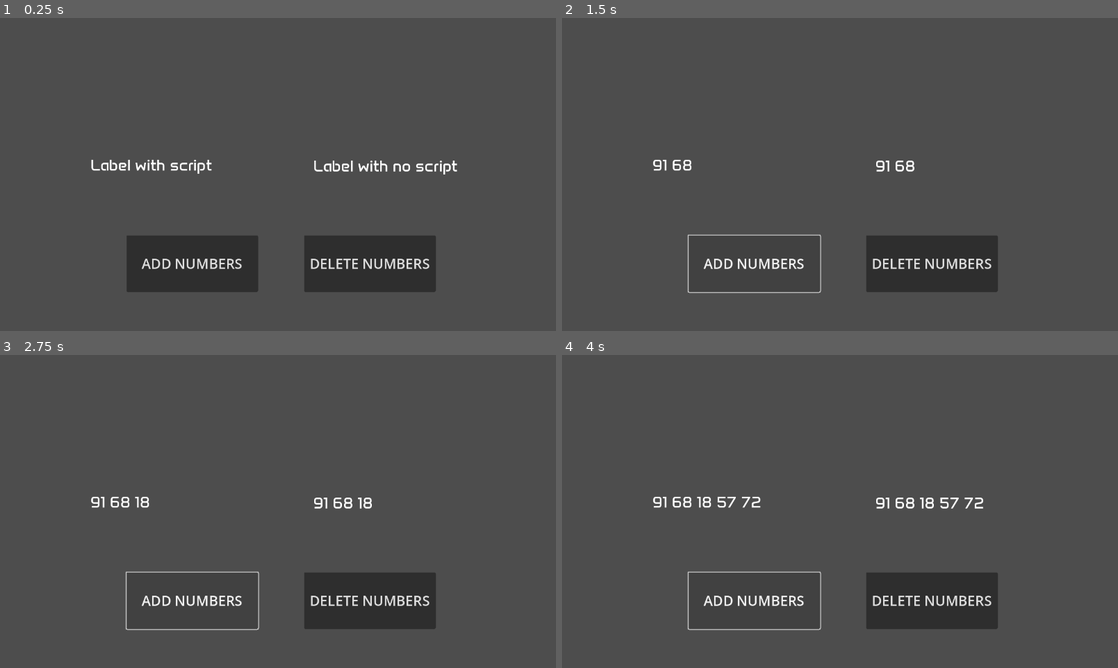
Above: before the commit, frames 1-4 (two rows, left to right).
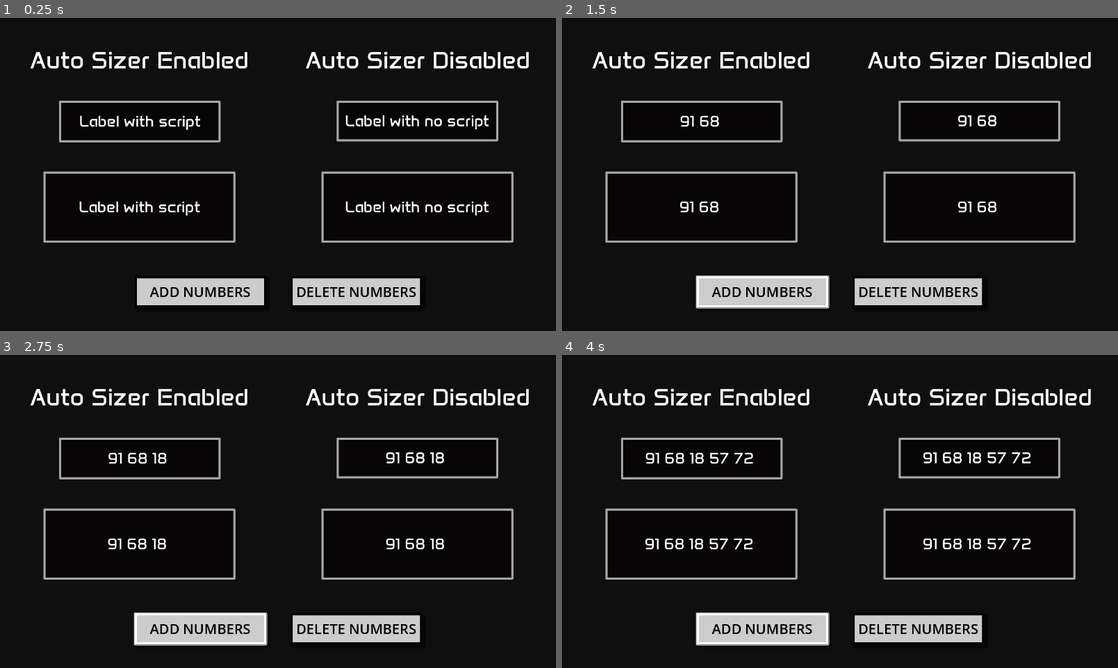
Above: after the commit, the same moments.

Repository: LuisEscorza/GodotLabelFontAutoSizer
Game: Godot game, scene res://demo/play_scene_demo.tscn
Two runs of this game, one before a commit and one after it. Both use one fixed random seed, a clock stepped at 60 frames per second and the inputs below. Before the commit the project starts from res://test/test_scene_1.tscn.
Inputs:
- Up to frame 1 (0.25 s): no input
- Up to frame 2 (1.5 s): click "ADD NUMBERS" at 0.5 s; click "ADD NUMBERS" at 1.25 s
- Up to frame 3 (2.75 s): click "ADD NUMBERS" at 2 s
- Up to frame 4 (4 s): tap Enter at 2.75 s; tap Space at 3.5 s

The runs differ from the first frame. In frame 1, 99% of the frame differs, in the area x 0-100%, y 0-100%; in frame 2, 99%; in frame 3, 99%; in frame 4, 99%.

Commit message:
Added demo scenes

Diff:
--- /dev/null
+++ b/demo/demo_label_theme.tres
@@ -0,0 +1,25 @@
+[gd_resource type="Theme" load_steps=3 format=3 uid="uid://cifdhwluyikjx"]
+
+[ext_resource type="FontFile" uid="uid://cxqub0sfewm4v" path="res://demo/Anta-Regular.ttf" id="1_6bocj"]
+
+[sub_resource type="StyleBoxFlat" id="StyleBoxFlat_mkad4"]
+bg_color = Color(0.027451, 0.0196078, 0.0196078, 1)
+border_width_left = 5
+border_width_top = 5
+border_width_right = 5
+border_width_bottom = 5
+border_color = Color(0.647059, 0.647059, 0.647059, 1)
+corner_radius_top_left = 3
+corner_radius_top_right = 3
+corner_radius_bottom_right = 3
+corner_radius_bottom_left = 3
+shadow_color = Color(0.188235, 0.188235, 0.188235, 0.6)
+shadow_size = 9
+anti_aliasing = false
+
+[resource]
+Label/font_sizes/font_size = 36
+Label/fonts/font = ExtResource("1_6bocj")
+Label/styles/normal = SubResource("StyleBoxFlat_mkad4")
+RichTextLabel/font_sizes/normal_font_size = 36
+RichTextLabel/fonts/normal_font = ExtResource("1_6bocj")
--- /dev/null
+++ b/demo/in_editor_demo.tscn
@@ -0,0 +1,101 @@
+[gd_scene load_steps=4 format=3 uid="uid://dm1ajn5egucid"]
+
+[ext_resource type="Theme" uid="uid://cifdhwluyikjx" path="res://demo/demo_label_theme.tres" id="1_5kqak"]
+[ext_resource type="Script" path="res://addons/label_font_auto_sizer/label_auto_sizer.gd" id="2_gbljs"]
+[ext_resource type="Script" path="res://addons/label_font_auto_sizer/rich_label_auto_sizer.gd" id="3_h5141"]
+
+[node name="TestScene1" type="Control"]
+layout_mode = 3
+anchors_preset = 15
+anchor_right = 1.0
+anchor_bottom = 1.0
+grow_horizontal = 2
+grow_vertical = 2
+metadata/_edit_lock_ = true
+
+[node name="BKG" type="ColorRect" parent="."]
+layout_mode = 1
+anchors_preset = 15
+anchor_right = 1.0
+anchor_bottom = 1.0
+grow_horizontal = 2
+grow_vertical = 2
+color = Color(0.0605303, 0.0605304, 0.0605303, 1)
+metadata/_edit_lock_ = true
+
+[node name="LabelWithScript" type="Label" parent="."]
+layout_mode = 1
+anchors_preset = 8
+anchor_left = 0.5
+anchor_top = 0.5
+anchor_right = 0.5
+anchor_bottom = 0.5
+offset_left = -547.0
+offset_top = 80.0
+offset_right = -58.0
+offset_bottom = 284.0
+grow_horizontal = 2
+grow_vertical = 2
+theme = ExtResource("1_5kqak")
+theme_override_font_sizes/font_size = 40
+text = "Label with autosize. Try resizing this!"
+horizontal_alignment = 1
+vertical_alignment = 1
+autowrap_mode = 3
+clip_text = true
+script = ExtResource("2_gbljs")
+_max_steps = 10
+_size_just_modified_by_autosizer = false
+_set_defaults = true
+_base_font_size = 40
+_current_font_size = 40
+_last_size_state = 1
+
+[node name="LabelNoScript" type="Label" parent="."]
+layout_mode = 1
+anchors_preset = 8
+anchor_left = 0.5
+anchor_top = 0.5
+anchor_right = 0.5
+anchor_bottom = 0.5
+offset_left = 51.0
+offset_top = 80.0
+offset_right = 540.0
+offset_bottom = 284.0
+grow_horizontal = 2
+grow_vertical = 2
+theme = ExtResource("1_5kqak")
+theme_override_font_sizes/font_size = 40
+text = "Label with no script. You can try and resize this as well :)"
+horizontal_alignment = 1
+vertical_alignment = 1
+autowrap_mode = 3
+clip_text = true
+
+[node name="RichTextLabel" type="RichTextLabel" parent="."]
+clip_contents = false
+layout_mode = 1
+anchors_preset = 8
+anchor_left = 0.5
+anchor_top = 0.5
+anchor_right = 0.5
+anchor_bottom = 0.5
+offset_left = -540.0
+offset_top = -267.0
+offset_right = 540.0
+offset_bottom = 8.0
+grow_horizontal = 2
+grow_vertical = 2
+pivot_offset = Vector2(540, 165)
+theme = ExtResource("1_5kqak")
+theme_override_font_sizes/normal_font_size = 34
+text = "Rich Label's get_visible_line_count() results are a bit wonky (nothing I can do): resizing vertically can lock the font size, but can be fixed adjusting the rect horizontally a bit. Also, because of the way the lines are counted for rich labels, you might want to keep in mind that there will be an extra line outside of the rect just in case! Unless you really need BBCode, I'd stick to normal labels."
+scroll_active = false
+shortcut_keys_enabled = false
+script = ExtResource("3_h5141")
+_max_steps = 15
+_size_just_modified_by_autosizer = false
+_set_defaults = true
+_base_font_size = 34
+_current_font_size = 34
+_last_size_state = 1
--- /dev/null
+++ b/demo/play_scene_demo.tscn
@@ -0,0 +1,246 @@
+[gd_scene load_steps=8 format=3 uid="uid://cqk1bel28xqov"]
+
+[ext_resource type="FontFile" uid="uid://cxqub0sfewm4v" path="res://demo/Anta-Regular.ttf" id="1_wd48m"]
+[ext_resource type="Theme" uid="uid://cifdhwluyikjx" path="res://demo/demo_label_theme.tres" id="2_x0fsq"]
+[ext_resource type="Script" path="res://addons/label_font_auto_sizer/label_auto_sizer.gd" id="3_bwkhl"]
+[ext_resource type="Script" path="res://demo/set_numbers_button.gd" id="4_hu8nr"]
+
+[sub_resource type="StyleBoxFlat" id="StyleBoxFlat_mh8qh"]
+bg_color = Color(0.8, 0.8, 0.8, 1)
+border_width_left = 5
+border_width_top = 5
+border_width_right = 5
+border_width_bottom = 5
+border_color = Color(0, 0, 0, 1)
+corner_radius_top_left = 3
+corner_radius_top_right = 3
+corner_radius_bottom_right = 3
+corner_radius_bottom_left = 3
+shadow_size = 6
+shadow_offset = Vector2(5, 5)
+anti_aliasing = false
+
+[sub_resource type="StyleBoxFlat" id="StyleBoxFlat_pkevp"]
+bg_color = Color(0.8, 0.8, 0.8, 1)
+border_width_left = 5
+border_width_top = 5
+border_width_right = 5
+border_width_bottom = 5
+border_color = Color(1, 1, 1, 1)
+corner_radius_top_left = 3
+corner_radius_top_right = 3
+corner_radius_bottom_right = 3
+corner_radius_bottom_left = 3
+shadow_size = 6
+shadow_offset = Vector2(5, 5)
+anti_aliasing = false
+
+[sub_resource type="StyleBoxFlat" id="StyleBoxFlat_5mxln"]
+bg_color = Color(1, 1, 1, 1)
+border_width_left = 5
+border_width_top = 5
+border_width_right = 5
+border_width_bottom = 5
+border_color = Color(1, 1, 1, 1)
+corner_radius_top_left = 3
+corner_radius_top_right = 3
+corner_radius_bottom_right = 3
+corner_radius_bottom_left = 3
+shadow_size = 6
+shadow_offset = Vector2(5, 5)
+anti_aliasing = false
+
+[node name="TestScene1" type="Control"]
+layout_mode = 3
+anchors_preset = 15
+anchor_right = 1.0
+anchor_bottom = 1.0
+grow_horizontal = 2
+grow_vertical = 2
+metadata/_edit_lock_ = true
+
+[node name="BKG2" type="ColorRect" parent="."]
+layout_mode = 1
+anchors_preset = 15
+anchor_right = 1.0
+anchor_bottom = 1.0
+grow_horizontal = 2
+grow_vertical = 2
+color = Color(0.0605303, 0.0605304, 0.0605303, 1)
+metadata/_edit_lock_ = true
+
+[node name="Enabled" type="Label" parent="."]
+layout_mode = 0
+offset_left = 33.0
+offset_top = 60.0
+offset_right = 609.0
+offset_bottom = 134.0
+theme_override_fonts/font = ExtResource("1_wd48m")
+theme_override_font_sizes/font_size = 56
+text = "Auto Sizer Enabled"
+horizontal_alignment = 1
+vertical_alignment = 1
+
+[node name="Disabled" type="Label" parent="."]
+layout_mode = 0
+offset_left = 674.0
+offset_top = 60.0
+offset_right = 1250.0
+offset_bottom = 134.0
+theme_override_fonts/font = ExtResource("1_wd48m")
+theme_override_font_sizes/font_size = 56
+text = "Auto Sizer Disabled"
+horizontal_alignment = 1
+vertical_alignment = 1
+
+[node name="LabelWithScript" type="Label" parent="."]
+layout_mode = 1
+anchors_preset = 8
+anchor_left = 0.5
+anchor_top = 0.5
+anchor_right = 0.5
+anchor_bottom = 0.5
+offset_left = -504.0
+offset_top = -170.0
+offset_right = -132.0
+offset_bottom = -74.0
+grow_horizontal = 2
+grow_vertical = 2
+theme = ExtResource("2_x0fsq")
+theme_override_font_sizes/font_size = 36
+text = "Label with script"
+horizontal_alignment = 1
+vertical_alignment = 1
+autowrap_mode = 3
+clip_text = true
+script = ExtResource("3_bwkhl")
+_size_just_modified_by_autosizer = false
+_set_defaults = true
+_base_font_size = 36
+_current_font_size = 36
+_last_size_state = 1
+
+[node name="LabelWithScript2" type="Label" parent="."]
+layout_mode = 1
+anchors_preset = 8
+anchor_left = 0.5
+anchor_top = 0.5
+anchor_right = 0.5
+anchor_bottom = 0.5
+offset_left = -540.0
+offset_top = -7.0
+offset_right = -98.0
+offset_bottom = 157.0
+grow_horizontal = 2
+grow_vertical = 2
+theme = ExtResource("2_x0fsq")
+theme_override_font_sizes/font_size = 36
+text = "Label with script"
+horizontal_alignment = 1
+vertical_alignment = 1
+autowrap_mode = 3
+clip_text = true
+script = ExtResource("3_bwkhl")
+_max_steps = 10
+_size_just_modified_by_autosizer = false
+_set_defaults = true
+_base_font_size = 36
+_current_font_size = 36
+_last_size_state = 1
+
+[node name="LabelNoScript" type="Label" parent="."]
+layout_mode = 1
+anchors_preset = 8
+anchor_left = 0.5
+anchor_top = 0.5
+anchor_right = 0.5
+anchor_bottom = 0.5
+offset_left = 135.0
+offset_top = -170.0
+offset_right = 507.0
+offset_bottom = -76.0
+grow_horizontal = 2
+grow_vertical = 2
+theme = ExtResource("2_x0fsq")
+text = "Label with no script"
+horizontal_alignment = 1
+vertical_alignment = 1
+autowrap_mode = 3
+clip_text = true
+
+[node name="LabelNoScript2" type="Label" parent="."]
+layout_mode = 1
+anchors_preset = 8
+anchor_left = 0.5
+anchor_top = 0.5
+anchor_right = 0.5
+anchor_bottom = 0.5
+offset_left = 100.0
+offset_top = -7.0
+offset_right = 542.0
+offset_bottom = 157.0
+grow_horizontal = 2
+grow_vertical = 2
+theme = ExtResource("2_x0fsq")
+text = "Label with no script"
+horizontal_alignment = 1
+vertical_alignment = 1
+autowrap_mode = 3
+clip_text = true
+
+[node name="AddButton" type="Button" parent="." node_paths=PackedStringArray("_labels")]
+layout_mode = 0
+offset_left = 310.0
+offset_top = 594.0
+offset_right = 613.0
+offset_bottom = 666.0
+theme_override_colors/font_color = Color(0, 0, 0, 1)
+theme_override_colors/font_pressed_color = Color(0, 0, 0, 1)
+theme_override_colors/font_hover_color = Color(0, 0, 0, 1)
+theme_override_colors/font_focus_color = Color(0, 0, 0, 1)
+theme_override_colors/font_hover_pressed_color = Color(0, 0, 0, 1)
+theme_override_colors/font_disabled_color = Color(0, 0, 0, 1)
+theme_override_colors/font_outline_color = Color(0, 0, 0, 1)
+theme_override_colors/icon_normal_color = Color(0, 0, 0, 1)
+theme_override_colors/icon_pressed_color = Color(0, 0, 0, 1)
+theme_override_colors/icon_hover_color = Color(0, 0, 0, 1)
+theme_override_colors/icon_hover_pressed_color = Color(0, 0, 0, 1)
+theme_override_colors/icon_focus_color = Color(0, 0, 0, 1)
+theme_override_colors/icon_disabled_color = Color(0, 0, 0, 1)
+theme_override_font_sizes/font_size = 32
+theme_override_styles/normal = SubResource("StyleBoxFlat_mh8qh")
+theme_override_styles/hover = SubResource("StyleBoxFlat_pkevp")
+theme_override_styles/pressed = SubResource("StyleBoxFlat_5mxln")
+text = "ADD NUMBERS"
+script = ExtResource("4_hu8nr")
+_labels = [NodePath("../LabelNoScript"), NodePath("../LabelWithScript"), NodePath("../LabelWithScript2"), NodePath("../LabelNoScript2")]
+
+[node name="DeleteButton2" type="Button" parent="." node_paths=PackedStringArray("_labels")]
+layout_mode = 0
+offset_left = 669.0
+offset_top = 594.0
+offset_right = 972.0
+offset_bottom = 666.0
+theme_override_colors/font_color = Color(0, 0, 0, 1)
+theme_override_colors/font_pressed_color = Color(0, 0, 0, 1)
+theme_override_colors/font_hover_color = Color(0, 0, 0, 1)
+theme_override_colors/font_focus_color = Color(0, 0, 0, 1)
+theme_override_colors/font_hover_pressed_color = Color(0, 0, 0, 1)
+theme_override_colors/font_disabled_color = Color(0, 0, 0, 1)
+theme_override_colors/font_outline_color = Color(0, 0, 0, 1)
+theme_override_colors/icon_normal_color = Color(0, 0, 0, 1)
+theme_override_colors/icon_pressed_color = Color(0, 0, 0, 1)
+theme_override_colors/icon_hover_color = Color(0, 0, 0, 1)
+theme_override_colors/icon_hover_pressed_color = Color(0, 0, 0, 1)
+theme_override_colors/icon_focus_color = Color(0, 0, 0, 1)
+theme_override_colors/icon_disabled_color = Color(0, 0, 0, 1)
+theme_override_font_sizes/font_size = 32
+theme_override_styles/normal = SubResource("StyleBoxFlat_mh8qh")
+theme_override_styles/hover = SubResource("StyleBoxFlat_pkevp")
+theme_override_styles/pressed = SubResource("StyleBoxFlat_5mxln")
+text = "DELETE NUMBERS"
+script = ExtResource("4_hu8nr")
+_labels = [NodePath("../LabelNoScript"), NodePath("../LabelWithScript"), NodePath("../LabelWithScript2"), NodePath("../LabelNoScript2")]
+
+[connection signal="pressed" from="AddButton" to="AddButton" method="_on_button_clicked" binds= [true]]
+[connection signal="pressed" from="DeleteButton2" to="DeleteButton2" method="_on_button_clicked" binds= [false]]
--- a/project.godot
+++ b/project.godot
@@ -11,7 +11,7 @@
 [application]
 
 config/name="FontAutoSizeProject"
-run/main_scene="res://test/test_scene_1.tscn"
+run/main_scene="res://demo/play_scene_demo.tscn"
 config/features=PackedStringArray("4.2", "Forward Plus")
 
 [debug]
--- a/test/test_label_theme.tres
+++ /dev/null
@@ -1,7 +0,0 @@
-[gd_resource type="Theme" load_steps=2 format=3 uid="uid://cifdhwluyikjx"]
-
-[ext_resource type="FontFile" uid="uid://cxqub0sfewm4v" path="res://test/Anta-Regular.ttf" id="1_6bocj"]
-
-[resource]
-Label/font_sizes/font_size = 36
-Label/fonts/font = ExtResource("1_6bocj")
--- a/test/test_scene_1.tscn
+++ /dev/null
@@ -1,82 +0,0 @@
-[gd_scene load_steps=4 format=3 uid="uid://cqk1bel28xqov"]
-
-[ext_resource type="Theme" uid="uid://cifdhwluyikjx" path="res://test/test_label_theme.tres" id="1_ehhpe"]
-[ext_resource type="Script" path="res://addons/label_font_auto_sizer/label_auto_sizer.gd" id="2_gpa0a"]
-[ext_resource type="Script" path="res://test/set_numbers_button.gd" id="3_lrqdc"]
-
-[node name="TestScene1" type="Control"]
-layout_mode = 3
-anchors_preset = 15
-anchor_right = 1.0
-anchor_bottom = 1.0
-grow_horizontal = 2
-grow_vertical = 2
-metadata/_edit_lock_ = true
-
-[node name="LabelWithScript" type="Label" parent="."]
-layout_mode = 1
-anchors_preset = 8
-anchor_left = 0.5
-anchor_top = 0.5
-anchor_right = 0.5
-anchor_bottom = 0.5
-offset_left = -432.0
-offset_top = -44.0
-offset_right = -77.0
-offset_bottom = 20.0
-grow_horizontal = 2
-grow_vertical = 2
-theme = ExtResource("1_ehhpe")
-text = "Label with script"
-autowrap_mode = 3
-clip_text = true
-script = ExtResource("2_gpa0a")
-_max_steps = 6
-_size_per_step = 2
-_size_just_modified_by_autosizer = null
-_base_font_size = 36
-_current_font_size = 36
-_last_size_state = 1
-
-[node name="LabelNoScript" type="Label" parent="."]
-layout_mode = 1
-anchors_preset = 8
-anchor_left = 0.5
-anchor_top = 0.5
-anchor_right = 0.5
-anchor_bottom = 0.5
-offset_left = 81.0
-offset_top = -42.0
-offset_right = 436.0
-offset_bottom = 22.0
-grow_horizontal = 2
-grow_vertical = 2
-theme = ExtResource("1_ehhpe")
-text = "Label with no script"
-autowrap_mode = 3
-clip_text = true
-
-[node name="AddButton" type="Button" parent="." node_paths=PackedStringArray("_labels")]
-layout_mode = 0
-offset_left = 291.0
-offset_top = 500.0
-offset_right = 594.0
-offset_bottom = 630.0
-theme_override_font_sizes/font_size = 32
-text = "ADD NUMBERS"
-script = ExtResource("3_lrqdc")
-_labels = [NodePath("../LabelNoScript"), NodePath("../LabelWithScript")]
-
-[node name="DeleteButton" type="Button" parent="." node_paths=PackedStringArray("_labels")]
-layout_mode = 0
-offset_left = 700.0
-offset_top = 500.0
-offset_right = 1003.0
-offset_bottom = 630.0
-theme_override_font_sizes/font_size = 32
-text = "DELETE NUMBERS"
-script = ExtResource("3_lrqdc")
-_labels = [NodePath("../LabelNoScript"), NodePath("../LabelWithScript")]
-
-[connection signal="pressed" from="AddButton" to="AddButton" method="_on_button_clicked" binds= [true]]
-[connection signal="pressed" from="DeleteButton" to="DeleteButton" method="_on_button_clicked" binds= [false]]
--- a/test/test_scene_2.tscn
+++ /dev/null
@@ -1,57 +0,0 @@
-[gd_scene load_steps=4 format=3 uid="uid://dm1ajn5egucid"]
-
-[ext_resource type="Theme" uid="uid://cifdhwluyikjx" path="res://test/test_label_theme.tres" id="1_w5612"]
-[ext_resource type="Script" path="res://addons/label_font_auto_sizer/label_auto_sizer.gd" id="2_w5bgu"]
-
-[sub_resource type="LabelSettings" id="LabelSettings_xpagc"]
-font_size = 50
-
-[node name="TestScene1" type="Control"]
-layout_mode = 3
-anchors_preset = 15
-anchor_right = 1.0
-anchor_bottom = 1.0
-grow_horizontal = 2
-grow_vertical = 2
-metadata/_edit_lock_ = true
-
-[node name="LabelNoScript" type="Label" parent="."]
-layout_mode = 1
-anchors_preset = 8
-anchor_left = 0.5
-anchor_top = 0.5
-anchor_right = 0.5
-anchor_bottom = 0.5
-offset_left = 222.0
-offset_top = -58.0
-offset_right = 577.0
-offset_bottom = 6.0
-grow_horizontal = 2
-grow_vertical = 2
-theme = ExtResource("1_w5612")
-text = "Label with no script"
-
-[node name="LabelWithScript" type="Label" parent="."]
-layout_mode = 1
-anchors_preset = 8
-anchor_left = 0.5
-anchor_top = 0.5
-anchor_right = 0.5
-anchor_bottom = 0.5
-offset_left = -498.0
-offset_top = -58.0
-offset_right = -75.0
-offset_bottom = 22.0
-grow_horizontal = 2
-grow_vertical = 2
-theme = ExtResource("1_w5612")
-text = "Label with script"
-label_settings = SubResource("LabelSettings_xpagc")
-autowrap_mode = 3
-clip_text = true
-script = ExtResource("2_w5bgu")
-_max_steps = 12
-_size_just_modified_by_autosizer = false
-_base_font_size = 50
-_current_font_size = 50
-_last_size_state = 1
Renamed: test/Anta-Regular.ttf -> demo/Anta-Regular.ttf
Not shown, changed: demo/Anta-Regular.ttf.import
Renamed: test/test_label_settings.tres -> demo/demo_label_settings.tres
Renamed: test/set_numbers_button.gd -> demo/set_numbers_button.gd
